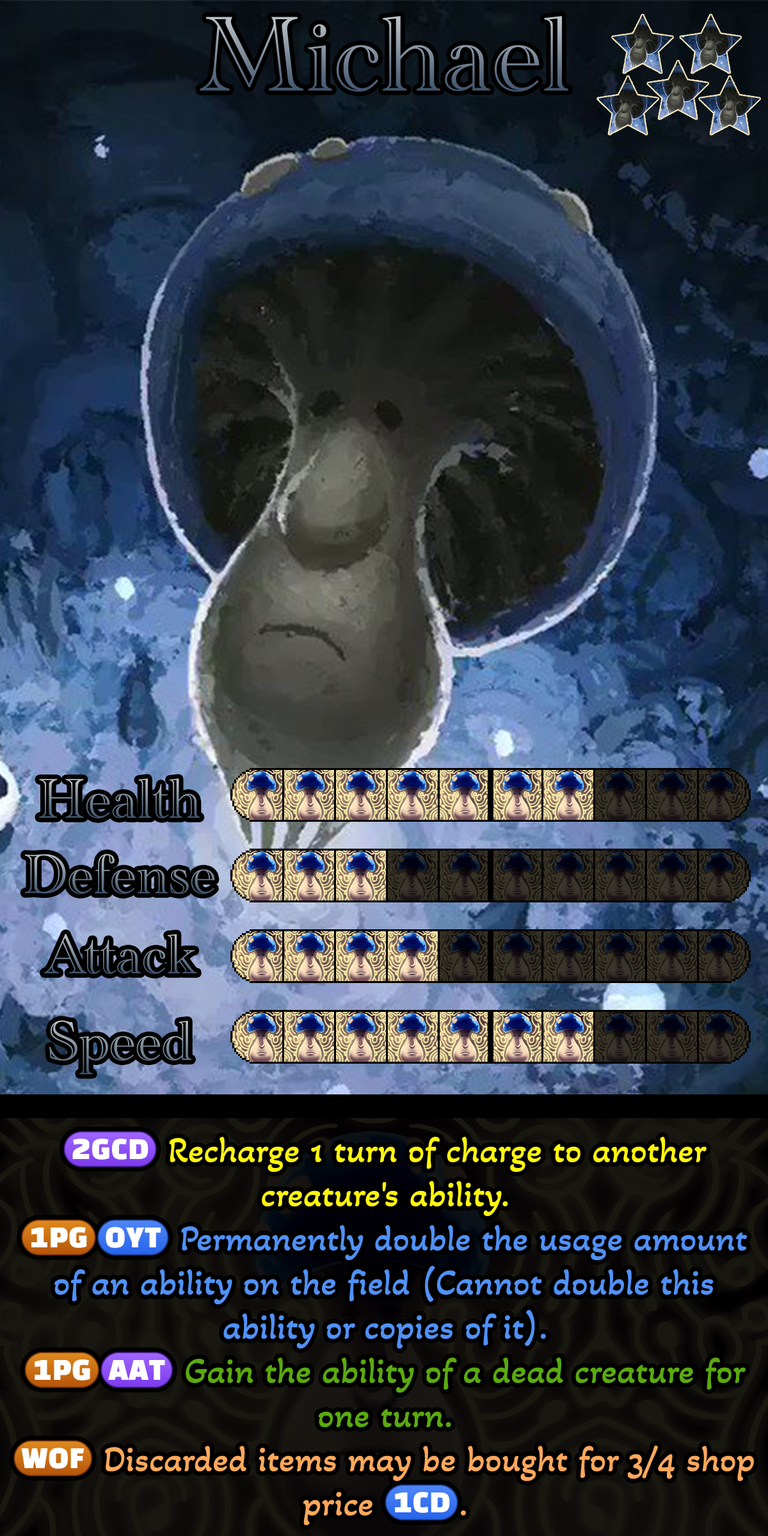
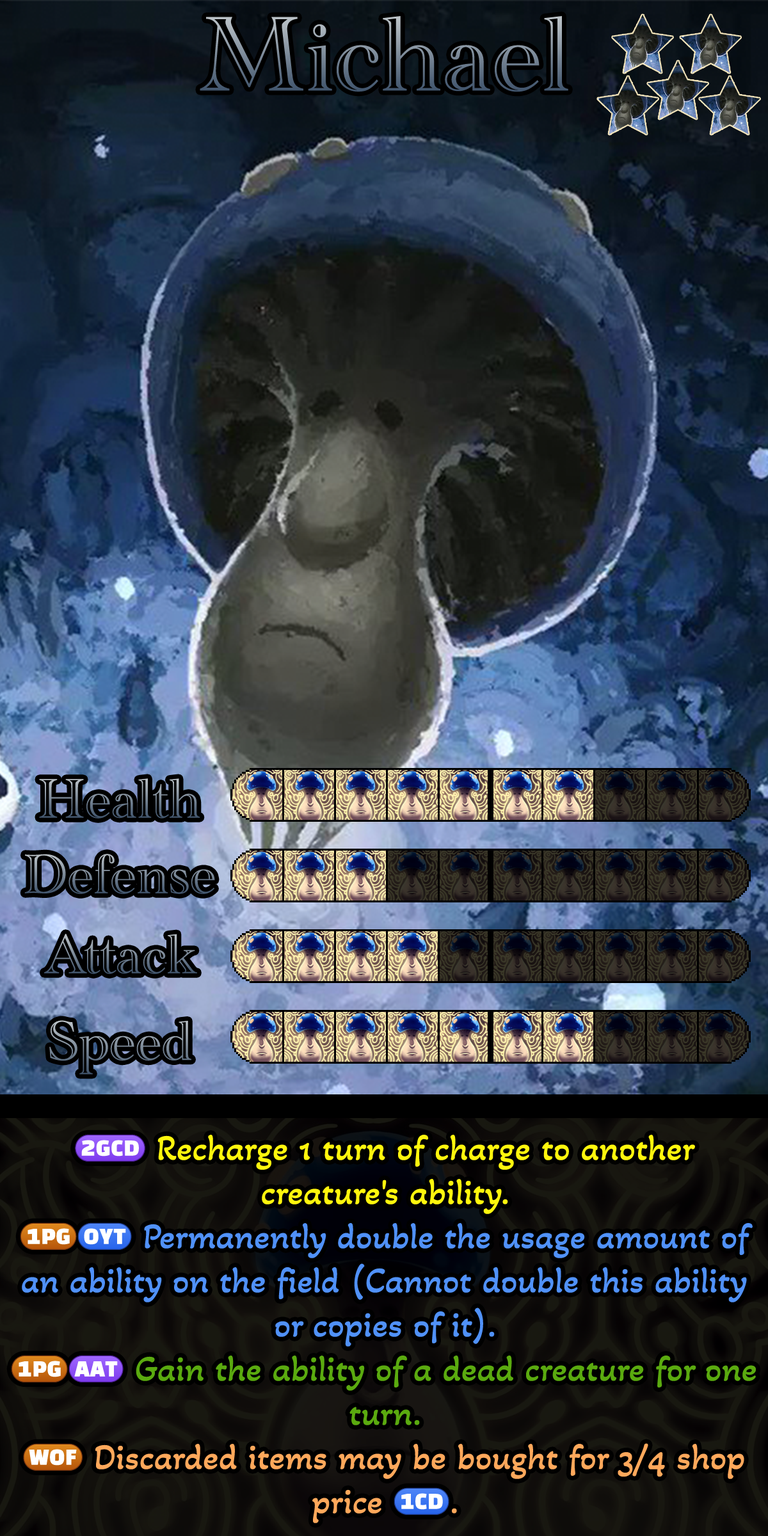
Layer changes from the first w=768, h=1536 image to the second:
painted on "Ability" over bbox(10, 1130, 756, 1526)
